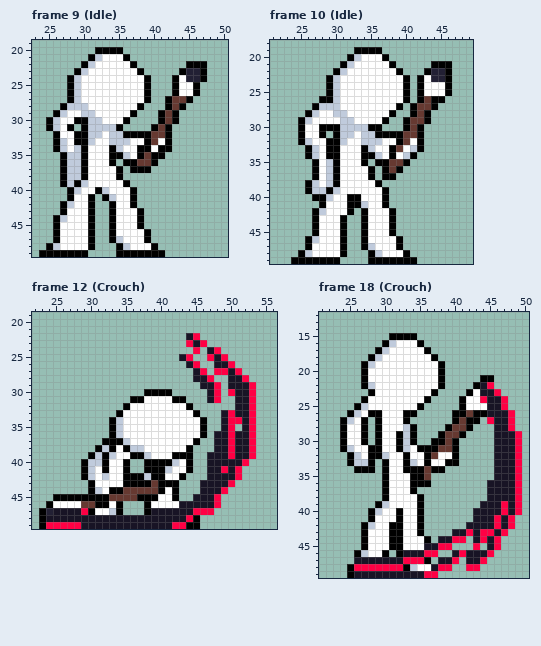
A pixel-art file gets an edit: sprites/Brush.ase. Above is the file before it was changed.
98x50 pixels, 50 frames. Shown: frame 9 (Idle): x 23..50, y 19..49; frame 10 (Idle): x 21..49, y 18..49; frame 12 (Crouch): x 22..56, y 19..49; frame 18 (Crouch): x 21..50, y 12..49. The commit also changed other frames, which this record leaves out.
New version:
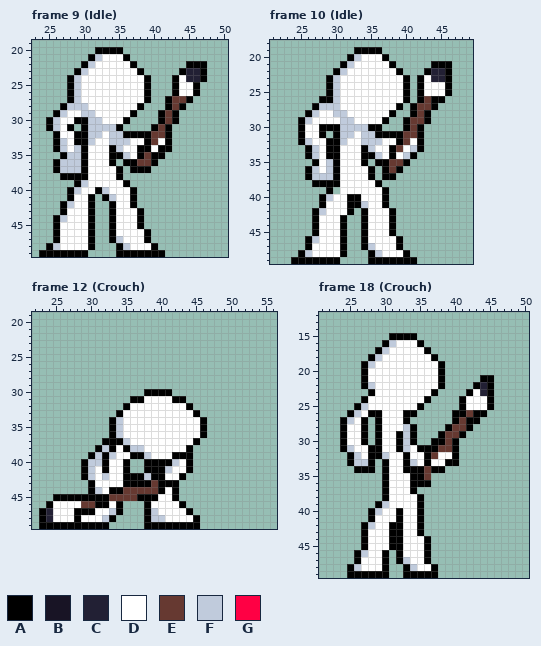
Palette (. is transparent): A #000000  B #181425  C #222034  D #ffffff  E #663931  F #c0cbdc  G #ff0044
What changed:
Changed rows in their new state; - is an unchanged pixel.
Frame 9 (Idle), layer "Bod":
first column x 26:
36 AF--
37 AF--
38 --AA
39 -..-
Frame 10 (Idle), layer "Bod":
first column x 26:
36 AF---
37 AFF--
38 .AAA-
39 ...-.
40 -.---
Frame 12 (Crouch), layer "Effects 1":
first column x 24:
22 --------------------..--------
23 --------------------...-------
24 ---------------------.-..-----
25 -------------------..--...----
26 --------------------..--...---
27 ---------------------..-....--
28 ---------------------...--...-
29 ----------------------...-....
30 -----------------------..-....
31 -----------------------..--...
32 ---------------------------...
33 -------------------------.....
34 -------------------------.....
35 -------------------------..-..
36 ------------------------......
37 ------------------------......
38 ------------------------......
39 -----------------------.......
40 -----------------------......-
41 -----------------------.....--
42 -----------------------.....--
43 ----------------------.....---
44 ----------------------....----
45 ---------------------....-----
46 -------------------A.....-----
47 -DDDAA---------FDDDDA...------
48 CDDDADDDFA....AFFDDDD---------
49 AAAAAAAAA.....AAAAAA----------
Frame 18 (Crouch), layer "Effects 1":
first column x 26:
22 ------------------CA----
23 ------------------CA.---
24 ------------------DA..--
25 -------------------A..--
26 -------------------....-
27 -------------------....-
28 --------------------...-
29 --------------------....
30 --------------------....
31 --------------------....
32 --------------------....
33 --------------------....
34 --------------------....
35 --------------------....
36 -------------------.....
37 -------------------.....
38 -------------------.....
39 ------------------......
40 -----------------.......
41 -----------------......-
42 ----------------.......-
43 --------------........--
44 ------------....-....---
45 ----------A...---.-..---
46 -------DDDA.--......----
47 ADDDA.AFDD--...-...-----
48 FDDDA..----A..--..------
49 AAAAA..AAAAA------------
Changed places in both pictures, as pixel boxes (x1, y1, x2, y2):
changed: (53, 159, 81, 187)
changed: (305, 166, 340, 201)
changed: (46, 333, 256, 529)
changed: (354, 382, 522, 578)
